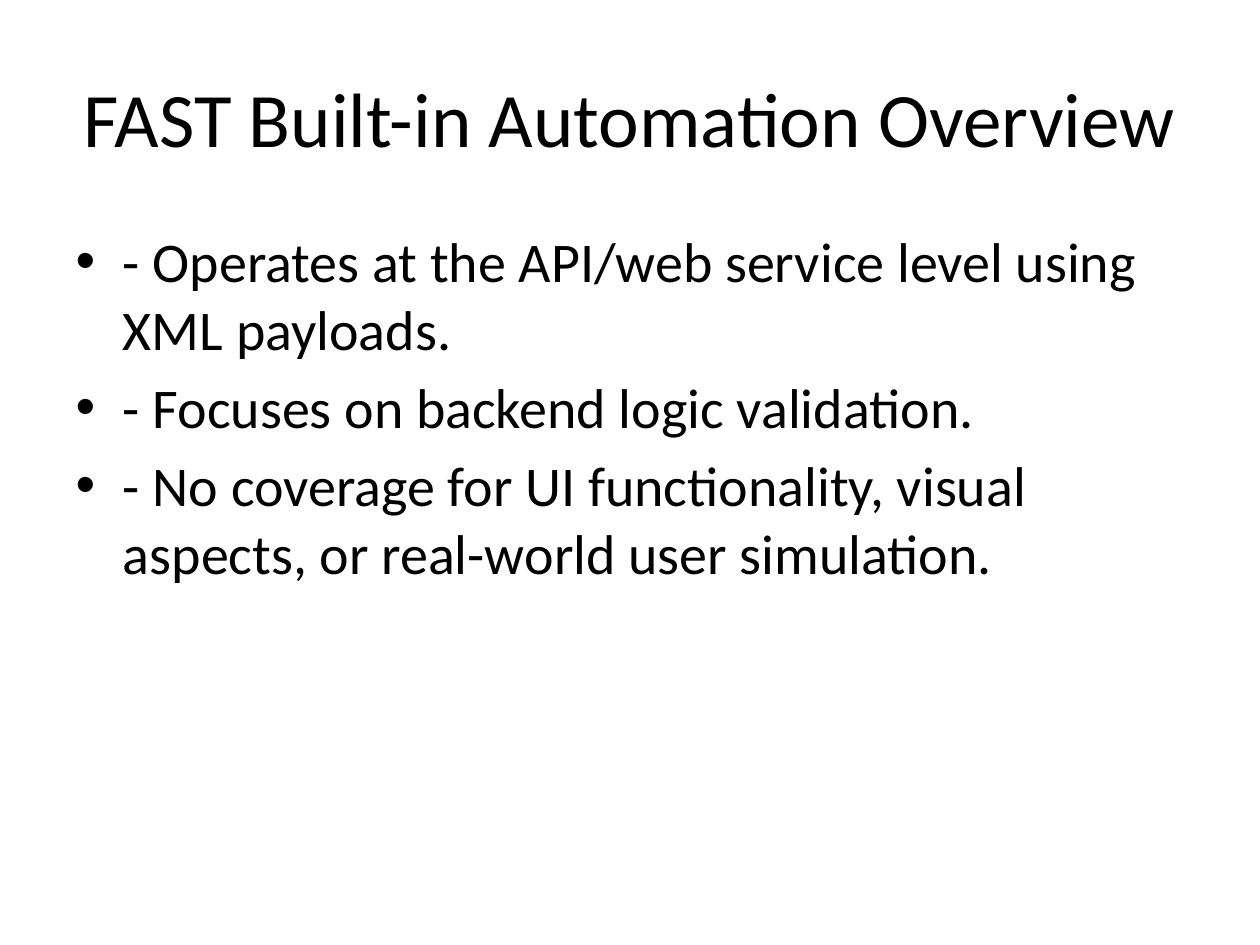
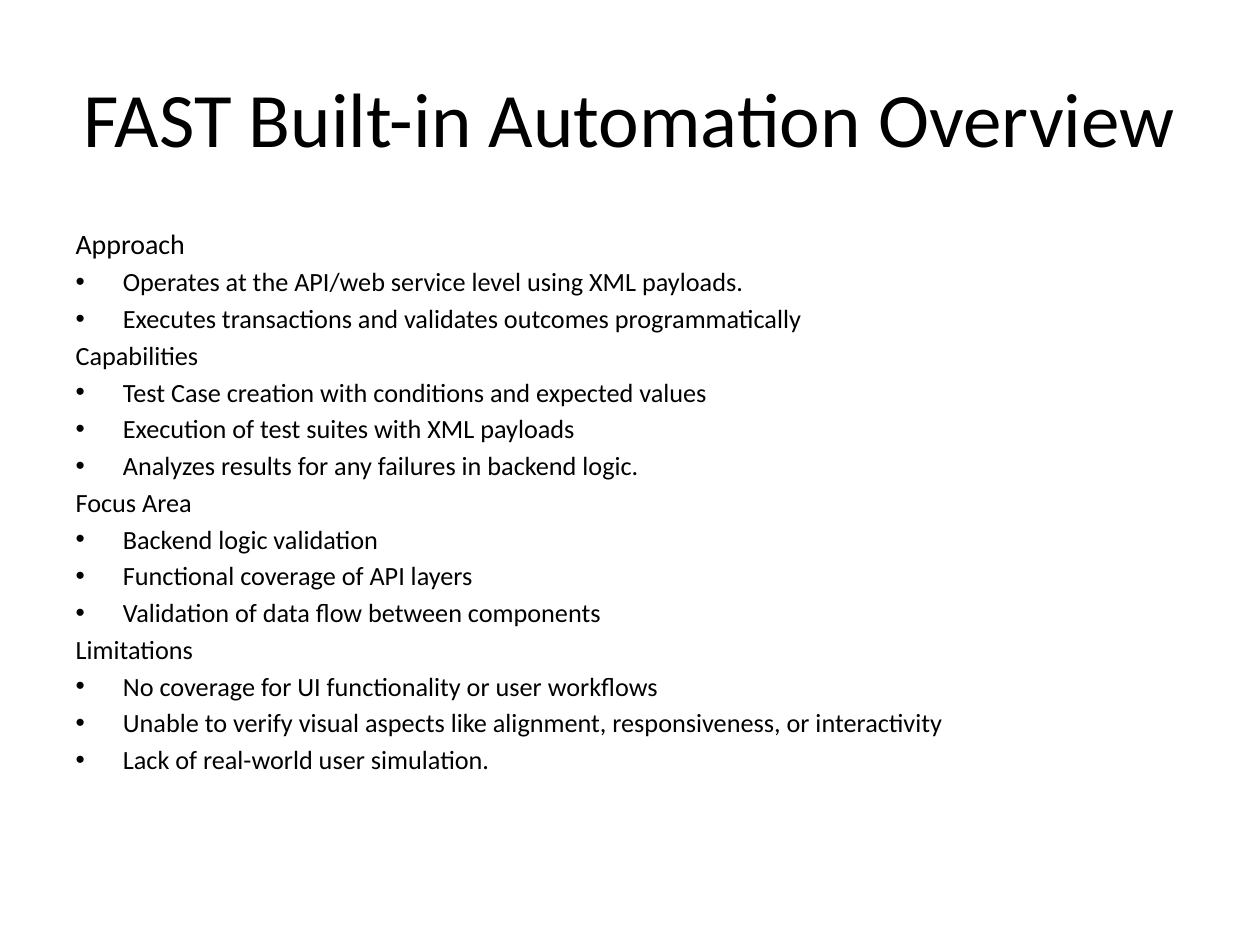
Before and after one commit to leelasan/Automation, a slide deck: slide 4 of Selenium_vs_FAST_Automation.pptx. Drawn at 1260x945 pixels with LibreOffice and Linux fonts; fonts in the diff are those of the drawing. Boxes give left, top, right and bottom in pixels: in the first picture for what was removed or moved away, otherwise in the second. Text is boxed around its words. In the diff, an @@ line names an element or a change of style, - is before the commit and + after.

```diff
--- a/Selenium_vs_FAST_Automation.pptx
+++ b/Selenium_vs_FAST_Automation.pptx
@@ text at (x1=76, y1=234, x2=941, y2=770): text changed; size 32 to 15 pt @@
-• - Operates at the API/web service level using XML payloads.
-• - Focuses on backend logic validation.
-• - No coverage for UI functionality, visual aspects, or real-world user simulation.
+Approach
+• Operates at the API/web service level using XML payloads.
+• Executes transactions and validates outcomes programmatically
+Capabilities
+• Test Case creation with conditions and expected values
+• Execution of test suites with XML payloads
+• Analyzes results for any failures in backend logic.
+Focus Area
+• Backend logic validation
+• Functional coverage of API layers
+• Validation of data flow between components
+Limitations
+• No coverage for UI functionality or user workflows
+• Unable to verify visual aspects like alignment, responsiveness, or interactivity
+• Lack of real-world user simulation.
```
Also in this commit, not shown: 8 other slides changed, 2 slides added, 2 other files.
